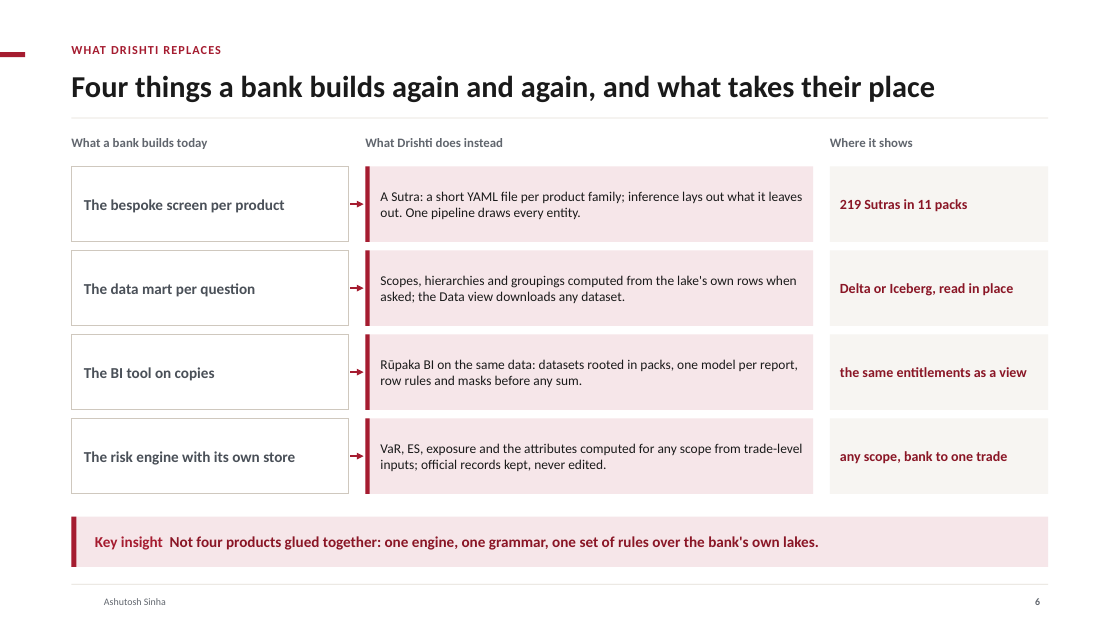
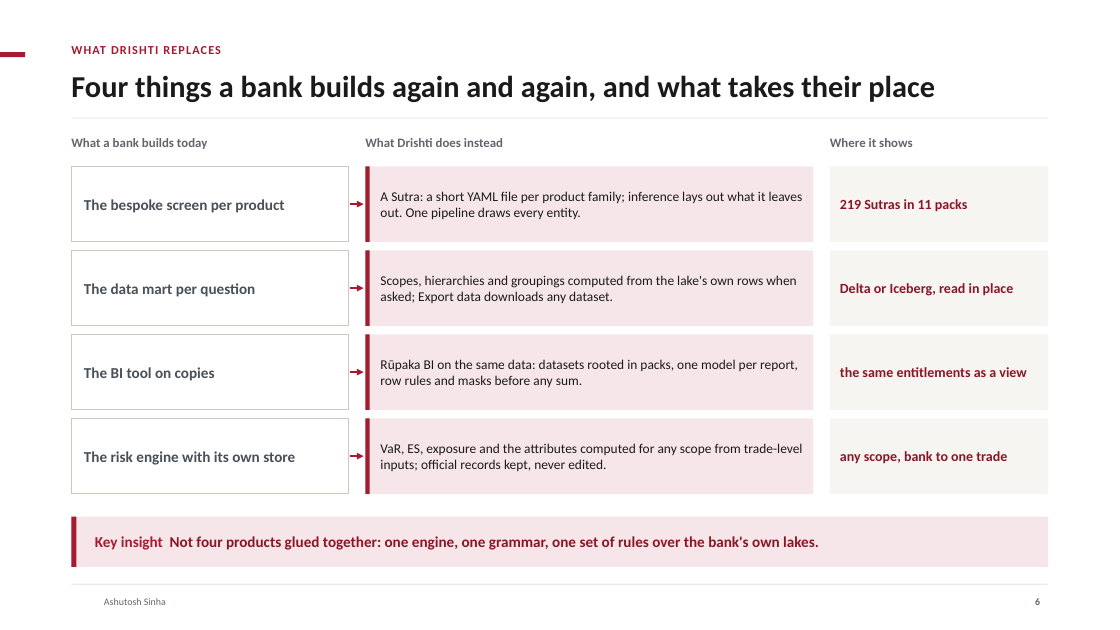
Before and after one commit to ajsinha/drishti, a slide deck: slide 6 of docs/publications/Drishti-Design-and-Evidence.pptx. Drawn at 1120x630 pixels with LibreOffice and Linux fonts; fonts in the diff are those of the drawing; background and template pictures are left out. Boxes give left, top, right and bottom in pixels: in the first picture for what was removed or moved away, otherwise in the second. Text is boxed around its words. In the diff, an @@ line names an element or a change of style, - is before the commit and + after.

```diff
--- a/docs/publications/Drishti-Design-and-Evidence.pptx
+++ b/docs/publications/Drishti-Design-and-Evidence.pptx
@@ text at (380,275,796,303): text changed @@
-Scopes, hierarchies and groupings computed from the lake's own rows when asked; the Data view downloads any dataset.
+Scopes, hierarchies and groupings computed from the lake's own rows when asked; Export data downloads any dataset.
```
Also in this commit, not shown: 12 other slides changed, 2 slides added, 3 other files.
